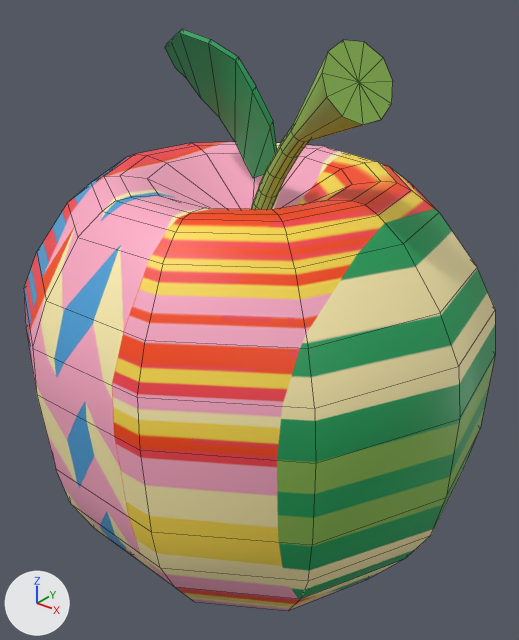
A saved change to the FBX model Assets/Mesh/reactif/M_apple.fbx.
One viewpoint serves both versions: a 50 mm lens placed at (0.435, -0.536, 0.544), pointed at (0.003, 0.003, 0.209). Every picture has the same lights, and +X, +Y and +Z are marked at lower left. Mesh edges are drawn as thin lines.

In view in the first picture: 'apple'.
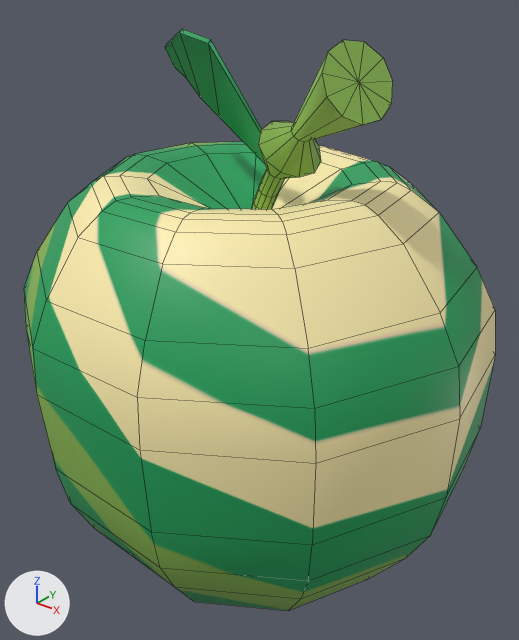
The change, as a list of edits to the scene's bpy script:
```text
Change me_mesh_004:
    used by ob_apple; location = (0.0, 0.0, 0.0)
    remove me_mesh_004.from_pydata(...)  # 277 vertices, 271 faces; spans x -0.254..0.249, y -0.23..0.241, z -0.059..0.498
    add me_mesh_004.from_pydata(...)  # 265 vertices, 259 faces; spans x -0.254..0.249, y -0.23..0.241, z -0.059..0.498
    me_mesh_004 part 1
    12 vertices are removed from x -0.028..0.04, y -0.04..0.009, z 0.367..0.477
    16 faces are deleted
    11 vertices move from x 0.053..0.068, y -0.034..-0.016, z 0.397..0.41 to x 0.038..0.083, y -0.054..0.004, z 0.384..0.424
    4 new faces join them
    me_mesh_004 part 2: 164 kept faces spanning x -0.254..0.249, y -0.23..0.241, z -0.059..0.375 get new texture (UV) coordinates
```

Pixel boxes [x1, y1, x2, y2] of what changed, in the pictures (519 x 640 px):
part 1 of me_mesh_004, cut back
    before: [208, 39, 309, 179]
    after: [208, 39, 321, 179]
part 2 of me_mesh_004, surface changed
    both: [24, 142, 495, 611]
